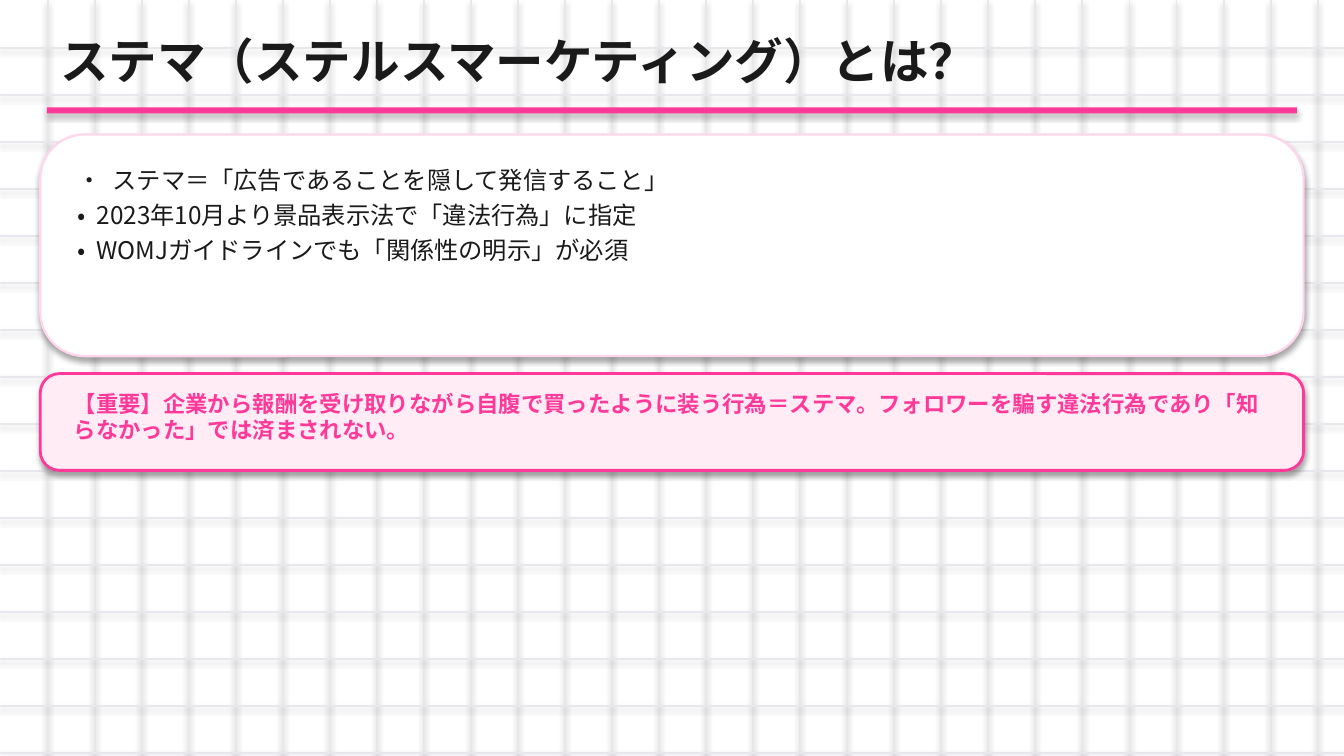
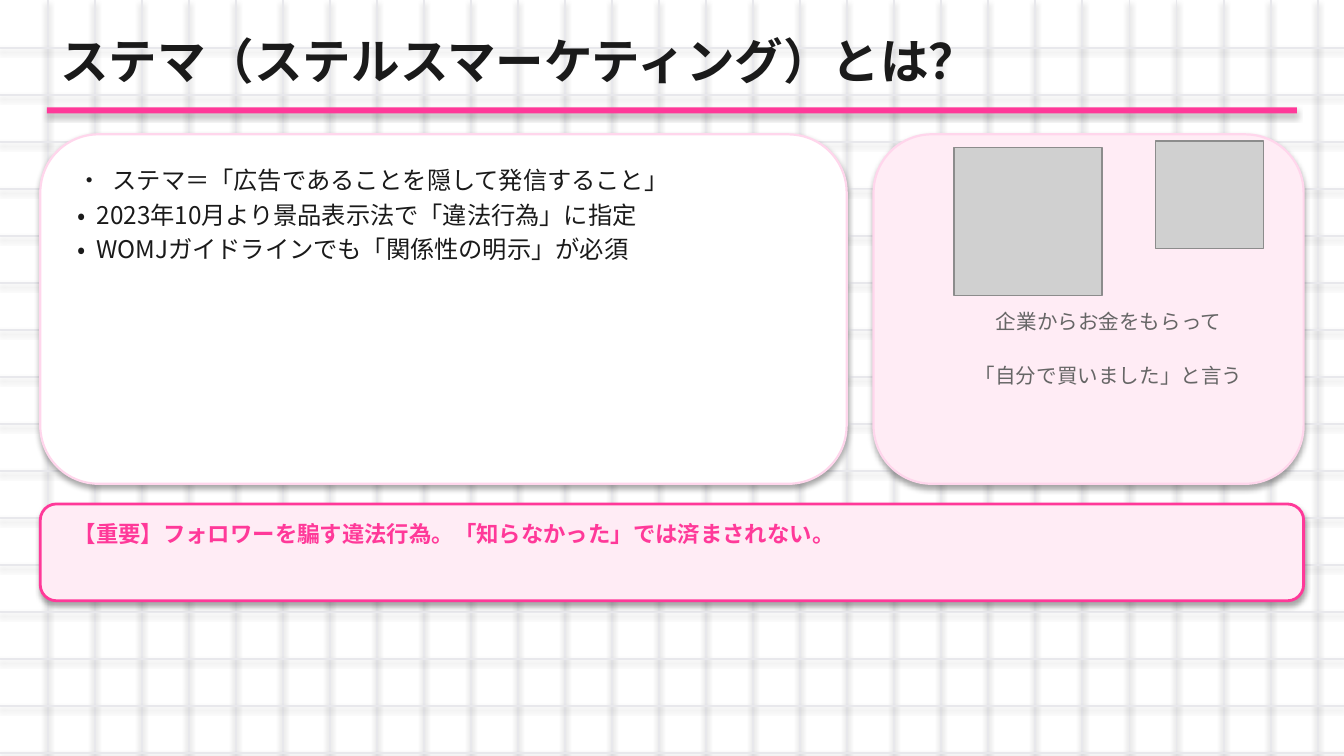
Before and after one commit to nagasawakai-eng/torihada-pptx-editor, a slide deck: slide 4 of TORIHADA_第2週_研修資料.pptx. Drawn at 1344x756 pixels with LibreOffice and Linux fonts; fonts in the diff are those of the drawing; grey boxes stand for pictures. Boxes give left, top, right and bottom in pixels: in the first picture for what was removed or moved away, otherwise in the second. Text is boxed around its words. In the diff, an @@ line names an element or a change of style, - is before the commit and + after.

```diff
--- a/TORIHADA_第2週_研修資料.pptx
+++ b/TORIHADA_第2週_研修資料.pptx
@@ rounded rectangle: place and size @@
-rounded rectangle at (40,134,1304,356)
+rounded rectangle at (40,134,847,484)
@@ rounded rectangle at (40,134,847,484): proportions changed @@
@@ rounded rectangle added at (874,134,1304,484), fill #FFECF5, outline #FFD6EC 1.2 pt @@
@@ picture added at (954,148,1102,296) @@
@@ picture added at (1156,141,1263,249) @@
@@ text added at (996,311,1221,331), 11 pt, text #666666 @@
+企業からお金をもらって
@@ text added at (975,365,1242,385), 11 pt, text #666666 @@
+「自分で買いました」と言う
@@ rounded rectangle at (40,504,1304,601): proportions changed @@
@@ rounded rectangle: place and size @@
-rounded rectangle at (40,374,1304,470)
+rounded rectangle at (40,504,1304,601)
@@ text at (74,523,835,544): text changed @@
-【重要】企業から報酬を受け取りながら自腹で買ったように装う行為＝ステマ。フォロワーを騙す違法行為であり「知らなかった」では済まされない。
+【重要】フォロワーを騙す違法行為。「知らなかった」では済まされない。
```
Also in this commit, not shown: 26 other slides changed.
